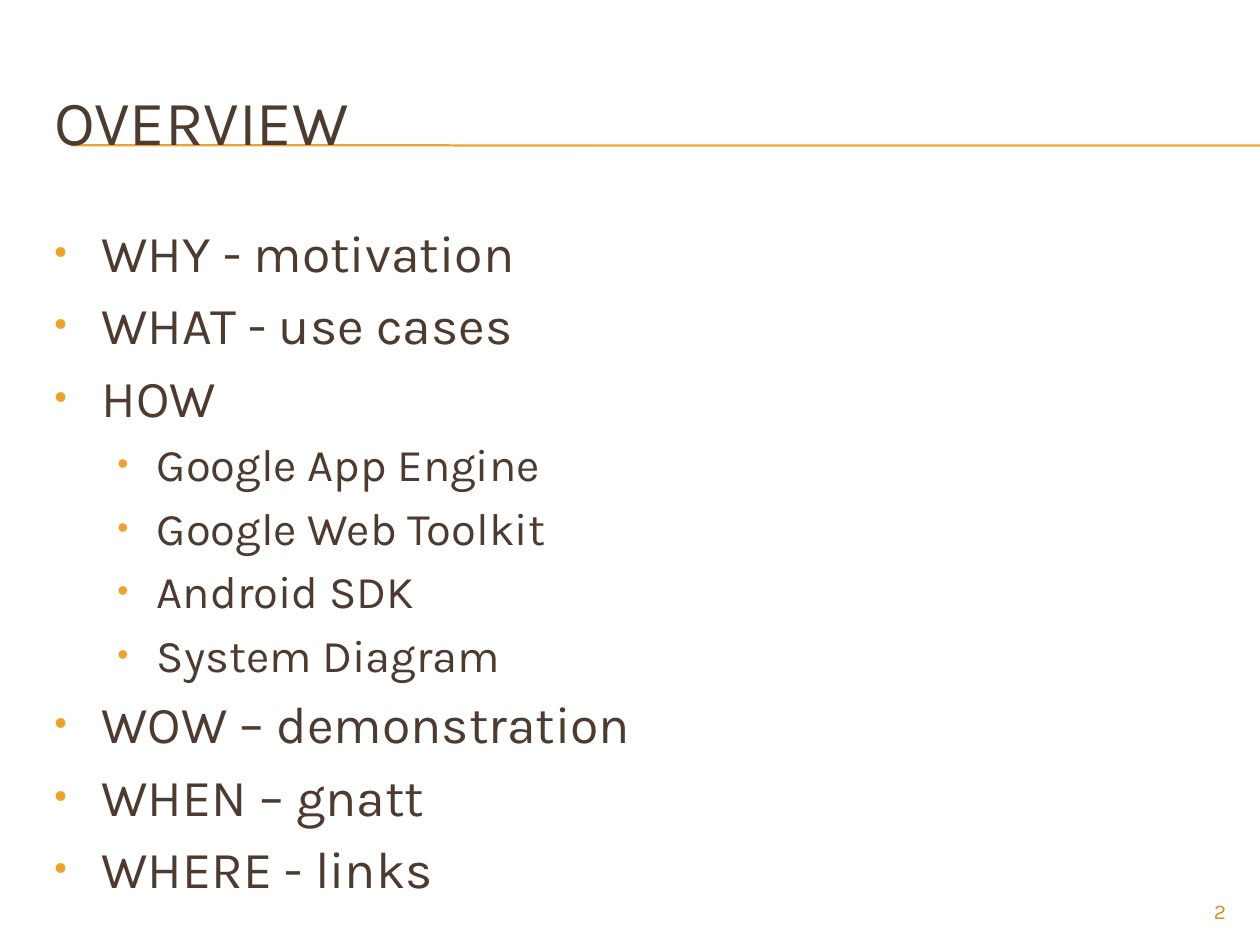
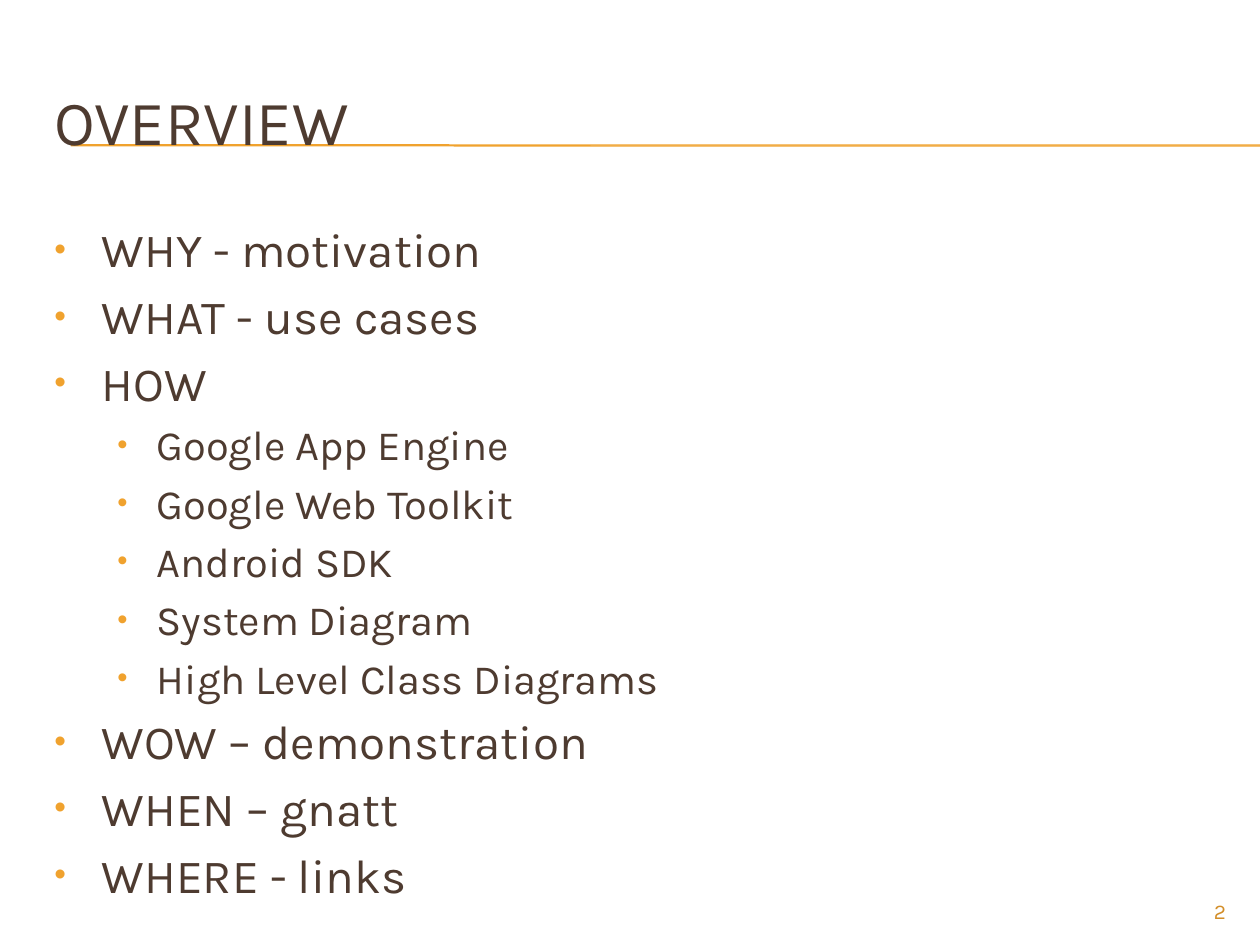
Before and after one commit to hernanjls/food-center, a slide deck: slide 2 of food-center/docs/mid_sem.pptx. Drawn at 1260x945 pixels with LibreOffice and Linux fonts; fonts in the diff are those of the drawing; background and template pictures are left out. Boxes give left, top, right and bottom in pixels: in the first picture for what was removed or moved away, otherwise in the second. Text is boxed around its words. In the diff, an @@ line names an element or a change of style, - is before the commit and + after.

Commit message:
added high level class diagram to presentation.

```diff
--- a/food-center/docs/mid_sem.pptx
+++ b/food-center/docs/mid_sem.pptx
@@ text at (102,234,588,837): size 29.6 to 27.2 pt in "WHY - motivation", "WHAT - use cases", "HOW", "WOW – demonstration" and 2 more places; size 25.9 to 23.8 pt in "Google App Engine", "Google Web Toolkit", "Android SDK", "System Diagram" @@
@@ text at (157,665,659,704): paragraph added @@
+  • High Level Class Diagrams
```
Also in this commit, not shown: 5 other slides changed, 3 slides added, 3 other files.
